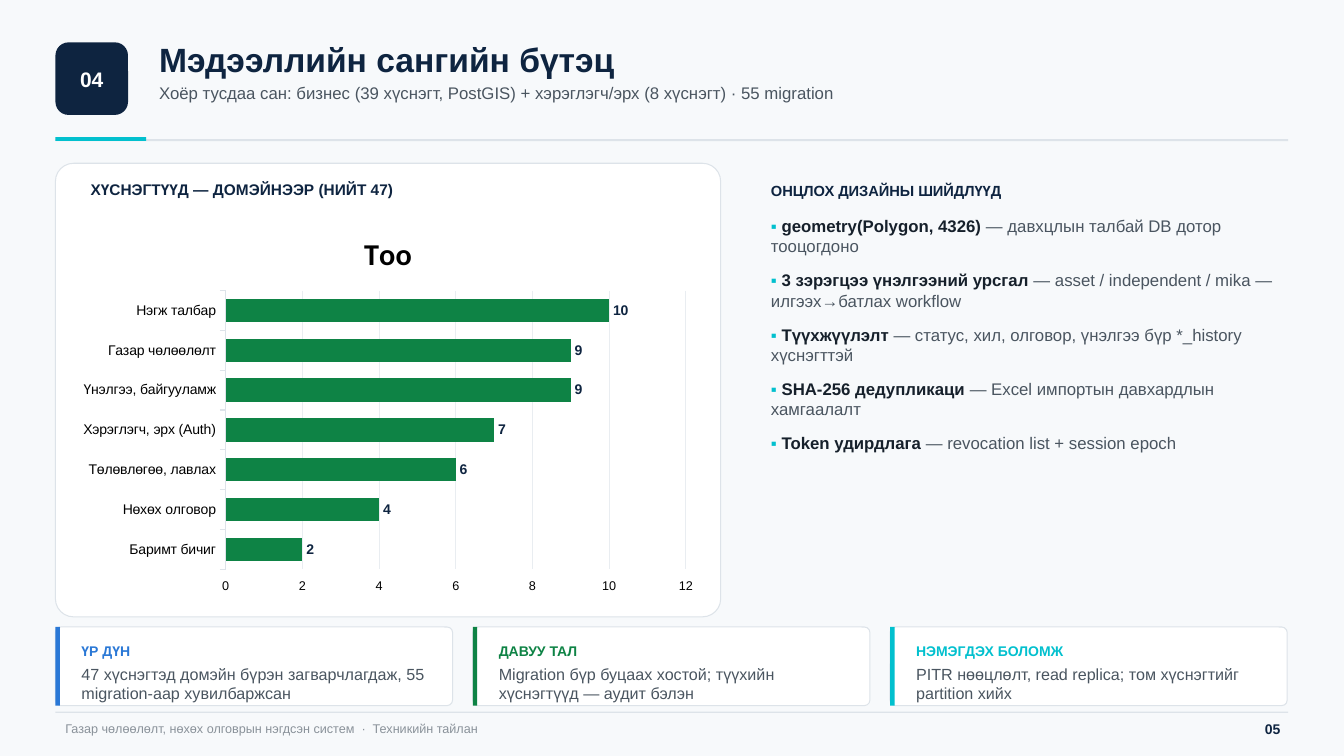
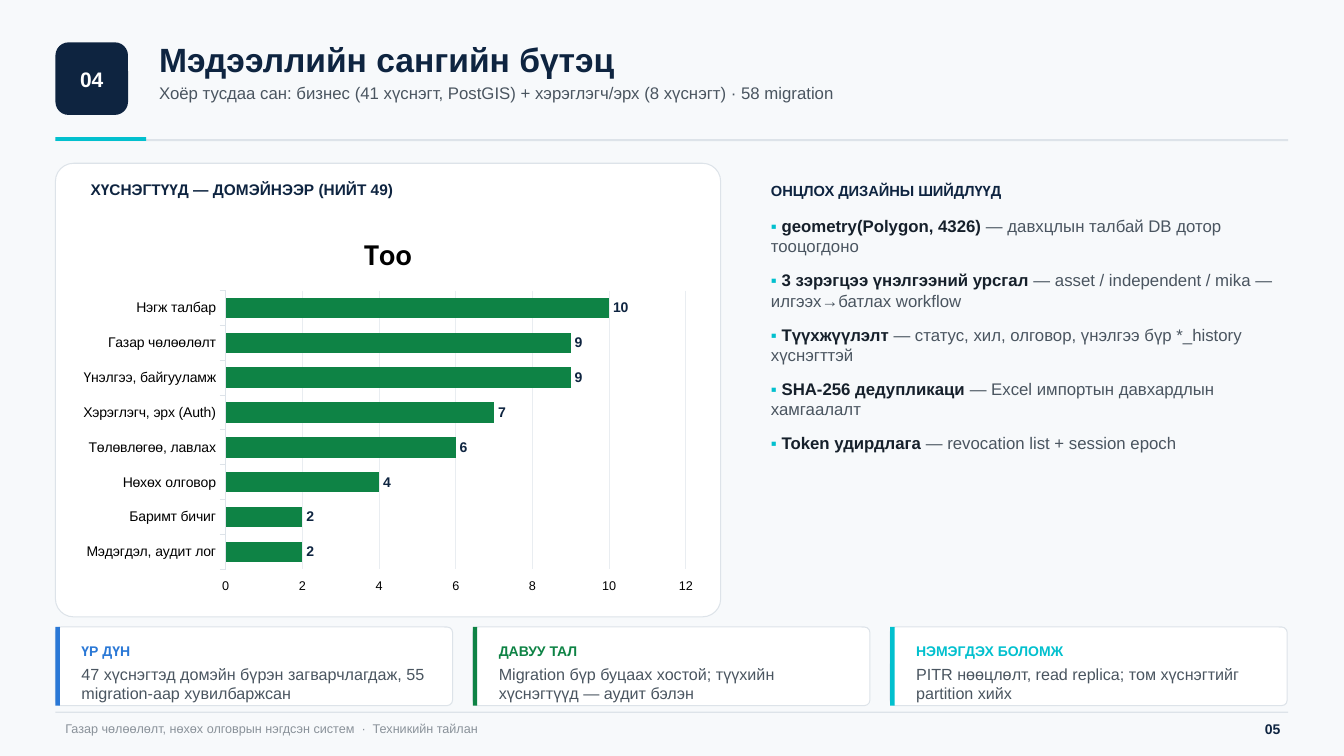
Before and after one commit to bumaa7018/acquisition_frontend, a slide deck: slide 6 of system-tailan.pptx. Drawn at 1344x756 pixels with LibreOffice and Linux fonts; fonts in the diff are those of the drawing. Boxes give left, top, right and bottom in pixels: in the first picture for what was removed or moved away, otherwise in the second. Text is boxed around its words. In the diff, an @@ line names an element or a change of style, - is before the commit and + after.

```diff
--- a/system-tailan.pptx
+++ b/system-tailan.pptx
@@ text at bbox=[159, 87, 833, 103]: text changed @@
-Хоёр тусдаа сан: бизнес (39 хүснэгт, PostGIS) + хэрэглэгч/эрх (8 хүснэгт) · 55 migration
+Хоёр тусдаа сан: бизнес (41 хүснэгт, PostGIS) + хэрэглэгч/эрх (8 хүснэгт) · 58 migration
@@ text at bbox=[91, 183, 393, 199]: text changed @@
-ХҮСНЭГТҮҮД — ДОМЭЙНЭЭР (НИЙТ 47)
+ХҮСНЭГТҮҮД — ДОМЭЙНЭЭР (НИЙТ 49)
@@ bar chart at bbox=[71, 214, 706, 602] @@
-categories: Баримт бичиг, Нөхөх олговор, Төлөвлөгөө, лавлах, Хэрэглэгч, эрх (Auth), Үнэлгээ, байгууламж, Газар чөлөөлөлт, Нэгж талбар
+categories: Мэдэгдэл, аудит лог, Баримт бичиг, Нөхөх олговор, Төлөвлөгөө, лавлах, Хэрэглэгч, эрх (Auth), Үнэлгээ, байгууламж, Газар чөлөөлөлт, Нэгж талбар
-Тоо: 2, 4, 6, 7, 9, 9, 10
+Тоо: 2, 2, 4, 6, 7, 9, 9, 10
```
Also in this commit, not shown: 10 other slides changed, 4 slides added, 6 other files.
